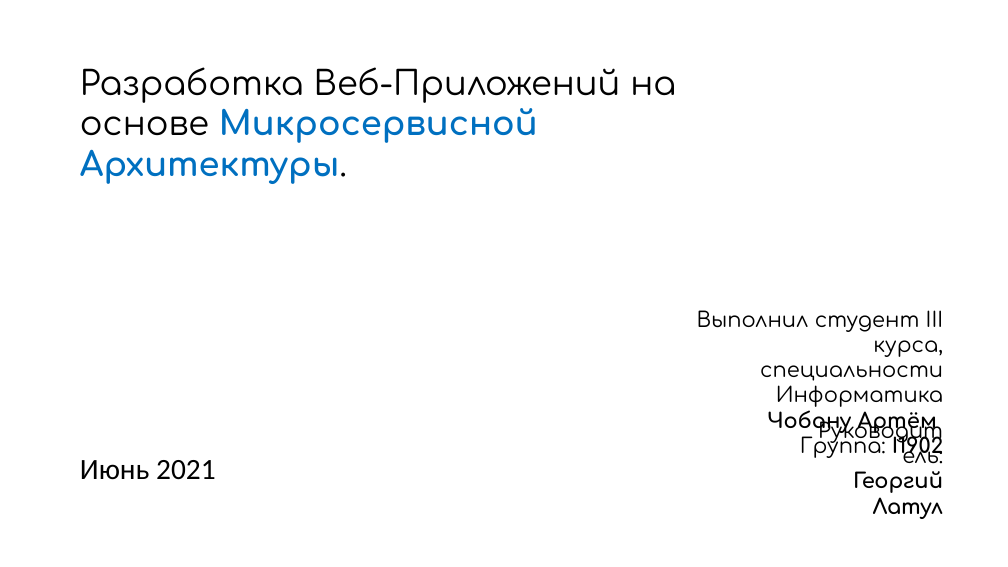
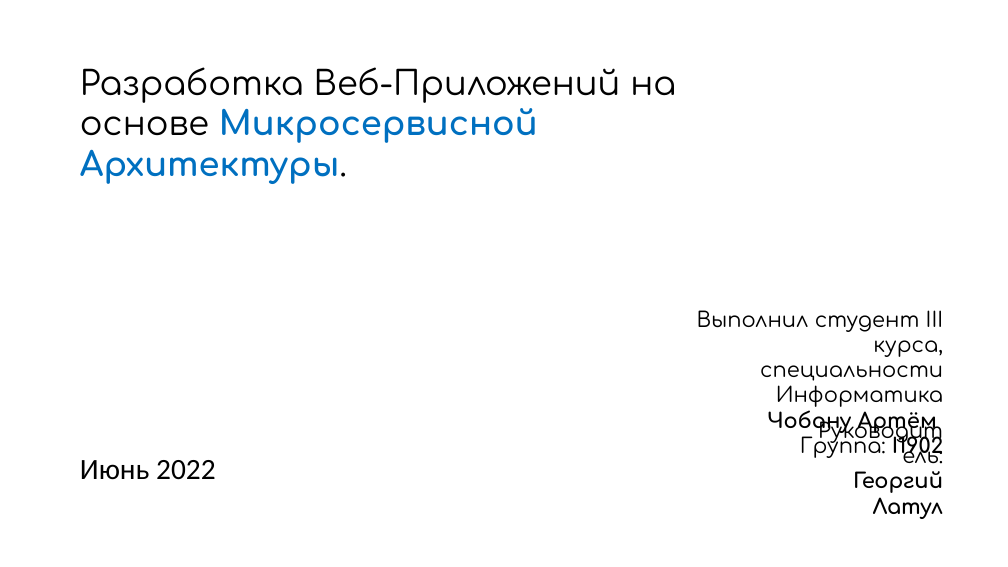
Before and after one commit to ArtiomCiobanu/UniversityStuff, a slide deck: slide 1 of Semester 6/Diploma/Презентация Дипломная Работа Чобану Артём I1902.pptx. Drawn at 1008x567 pixels with LibreOffice and Linux fonts; fonts in the diff are those of the drawing. Boxes give left, top, right and bottom in pixels: in the first picture for what was removed or moved away, otherwise in the second. Text is boxed around its words. In the diff, an @@ line names an element or a change of style, - is before the commit and + after.

```diff
--- a/Semester 6/Diploma/Презентация Дипломная Работа Чобану Артём I1902.pptx
+++ b/Semester 6/Diploma/Презентация Дипломная Работа Чобану Артём I1902.pptx
@@ text at bbox=[80, 460, 216, 480]: text changed @@
-Июнь 2021
+Июнь 2022
```
Also in this commit, not shown: 1 other file.
